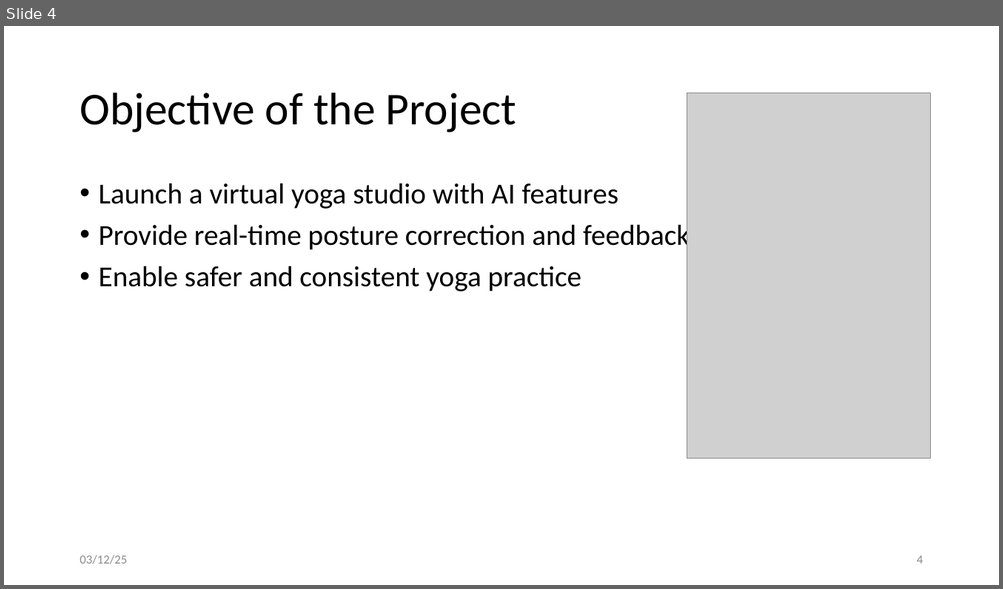
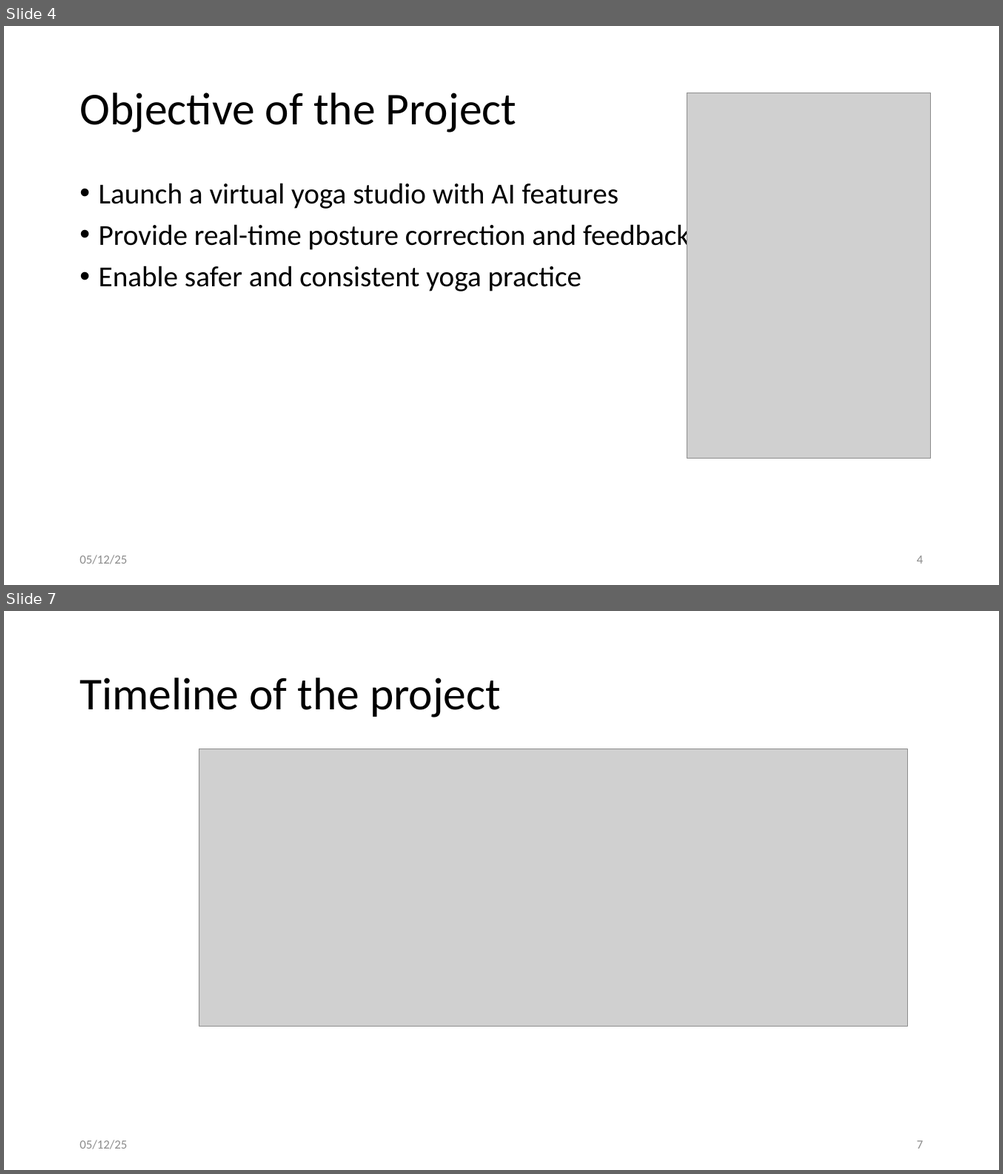
Before and after one commit to SaiSudhaV/VirtualYogaTrainer, a slide deck: docs/MT24AAC019_MiniProject_Evaluation3.pptx. Shown one above the other, each under a label of ours: slide 4 before the commit, slides 4 and 7 after it; the slides between them are not shown. The pictures are 1003x589 and 1003x1174 pixels, drawn with LibreOffice and Linux fonts; fonts in the diff are those of the drawing; grey boxes stand for pictures. Boxes give left, top, right and bottom in pixels: in the first picture for what was removed or moved away, otherwise in the second. Text is boxed around its words. In the diff, an @@ line names an element or a change of style, - is before the commit and + after.

```diff
--- a/docs/MT24AAC019_MiniProject_Evaluation3.pptx
+++ b/docs/MT24AAC019_MiniProject_Evaluation3.pptx
@@ slide 7 added at bbox=[4, 611, 999, 1170], background #FFFFFF @@
@@ title added at bbox=[79, 678, 501, 718], 44 pt, text #000000 @@
+Timeline of the project
@@ picture added at bbox=[199, 749, 908, 1027] @@
@@ text added at bbox=[79, 1140, 127, 1150], 12 pt, text #8C8C8C @@
+05/12/25
@@ page number added at bbox=[916, 1141, 922, 1149], 12 pt, text #8C8C8C @@
+7
@@ slide 4 changed as well @@
@@ text at bbox=[79, 555, 127, 565]: text changed @@
-03/12/25
+05/12/25
```
Also in this commit, not shown: 8 other slides changed, 16 other slides added, 1 slide removed, 13 other files.
